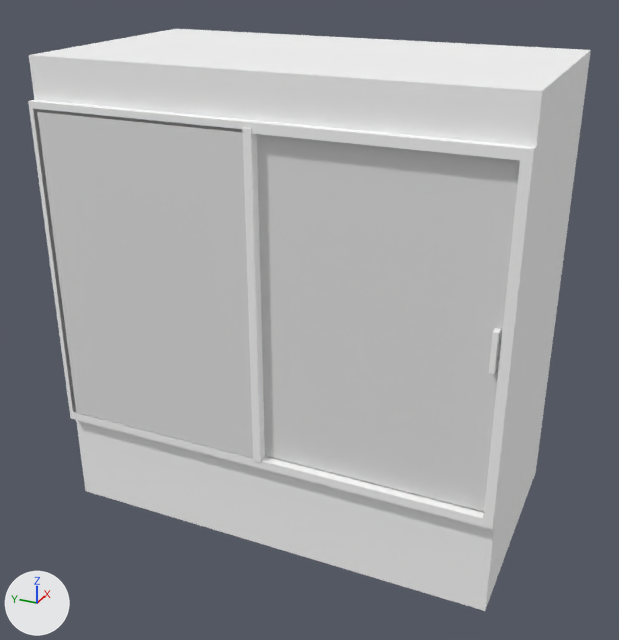
What one commit did to the FBX model Game/ShoppingSim/Assets/GameObjects/Freezer/freezer.fbx.
Both versions are drawn from a camera (50 mm lens) standing at (-3.9, -2.91, 5.07) and looking at (2.53, -0.01, 1.85). Lighting does not change. The marker at lower left points along +X, +Y and +Z. Where no turn or scale is listed for an object, it has been applied to the vertices.
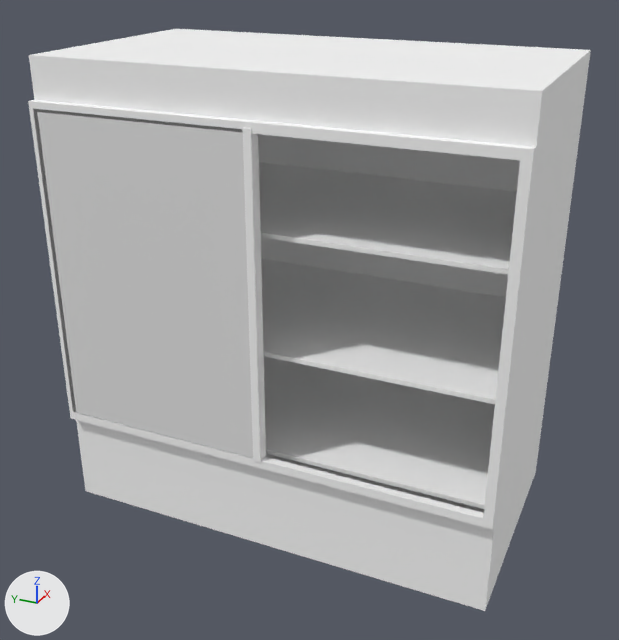
The change, as a diff of the scene's bpy script:
```diff
--- a/Game/ShoppingSim/Assets/GameObjects/Freezer/freezer.fbx.py
+++ b/Game/ShoppingSim/Assets/GameObjects/Freezer/freezer.fbx.py
@@ ob_cube_009 @@
-ob_cube_009 = bpy.data.objects.new('Cube.009', me_cube_013)
-ob_cube_009.location = (2.68, 0.0, 0.0)
```

Where the change shows, as pixel boxes [x1, y1, x2, y2] in the pictures (619 x 640 px):
'Cube.009', deleted
    before: [257, 134, 520, 512]
    faces in mat_glass (white #e7e7e7): [257, 134, 520, 512]
    faces in mat_freezer (white #ffffff): [489, 328, 501, 374]
'Cube.005', unchanged, uncovered by the edit
    after: [259, 162, 517, 509]
